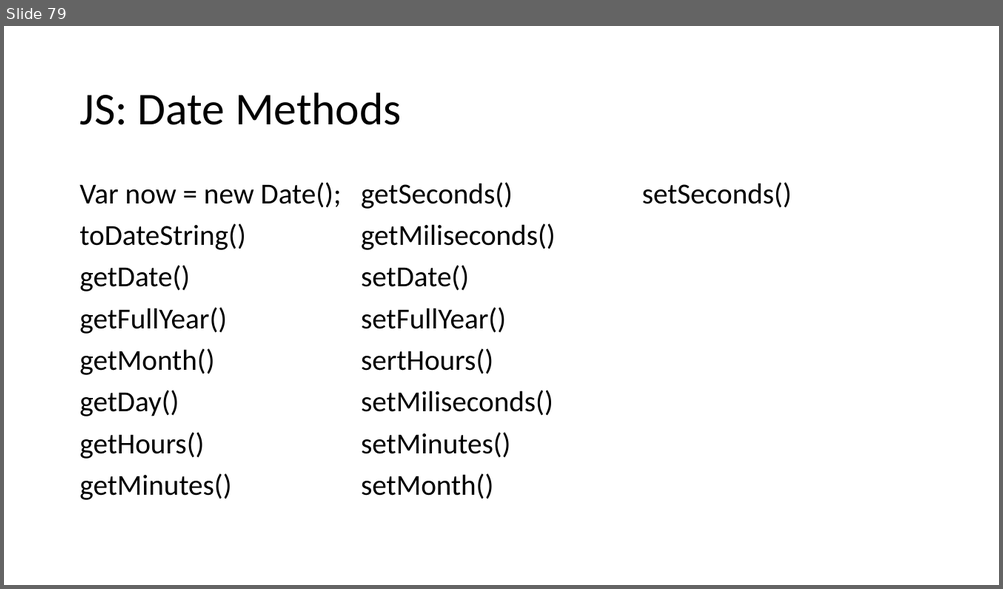
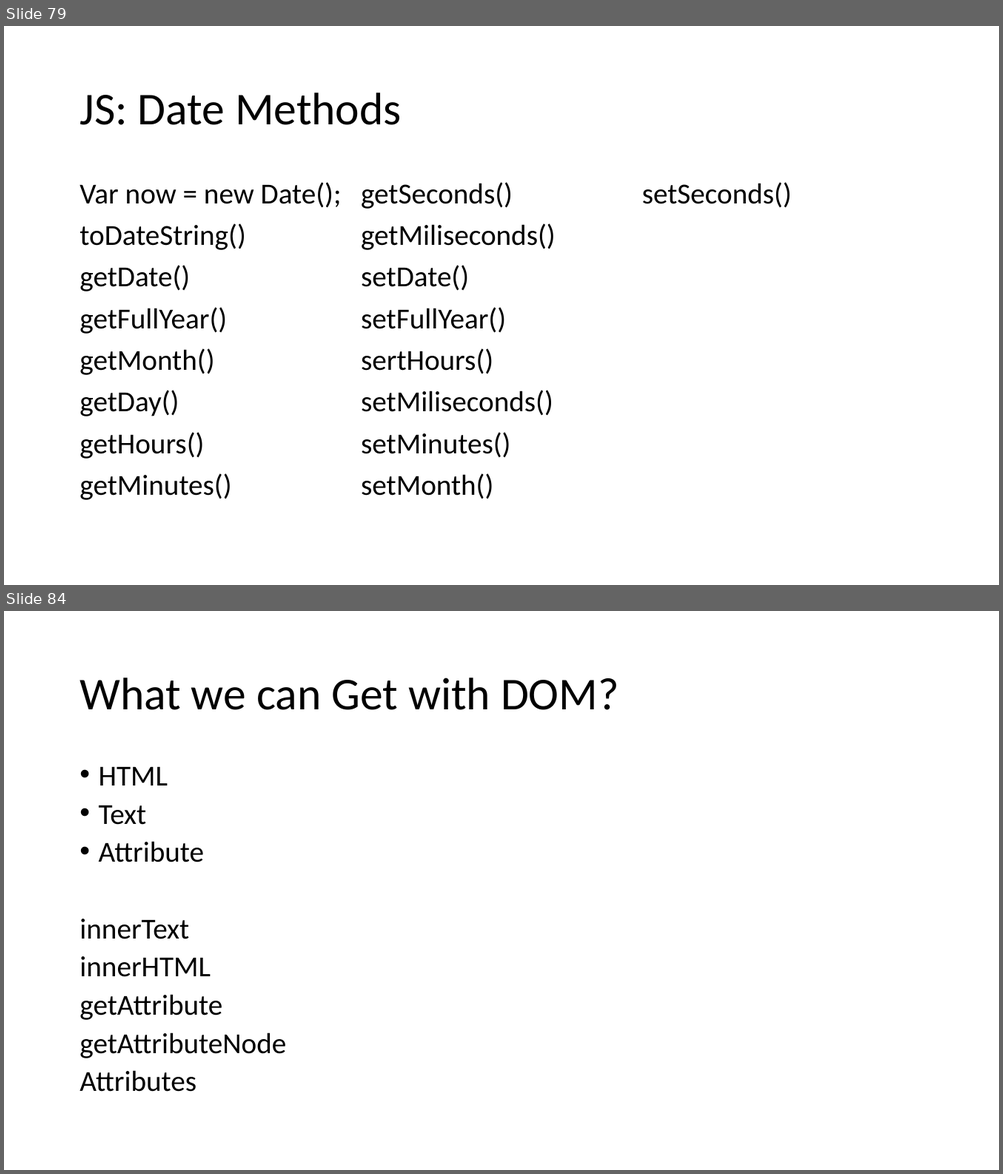
Before and after one commit to PiyushChaturvedii/Batch04, a slide deck: JavaScript.pptx. Shown one above the other, each under a label of ours: slide 79 before the commit, slides 79 and 84 after it; the slides between them are not shown. The pictures are 1003x589 and 1003x1174 pixels, drawn with LibreOffice and Linux fonts; fonts in the diff are those of the drawing. Boxes give left, top, right and bottom in pixels: in the first picture for what was removed or moved away, otherwise in the second. Text is boxed around its words. In the diff, an @@ line names an element or a change of style, - is before the commit and + after.

```diff
--- a/JavaScript.pptx
+++ b/JavaScript.pptx
@@ slide 84 added at <box>4,611,999,1170</box>, background #FFFFFF @@
@@ title added at <box>79,678,619,710</box>, 44 pt, text #000000 @@
+What we can Get with DOM?
@@ text added at <box>79,767,286,1092</box>, 28 pt, text #000000 @@
+• HTML
+• Text
+• Attribute
+innerText
+innerHTML
+getAttribute
+getAttributeNode
+Attributes
```
Also in this commit, not shown: 1 slide changed, 4 other slides added, 2 other files.
